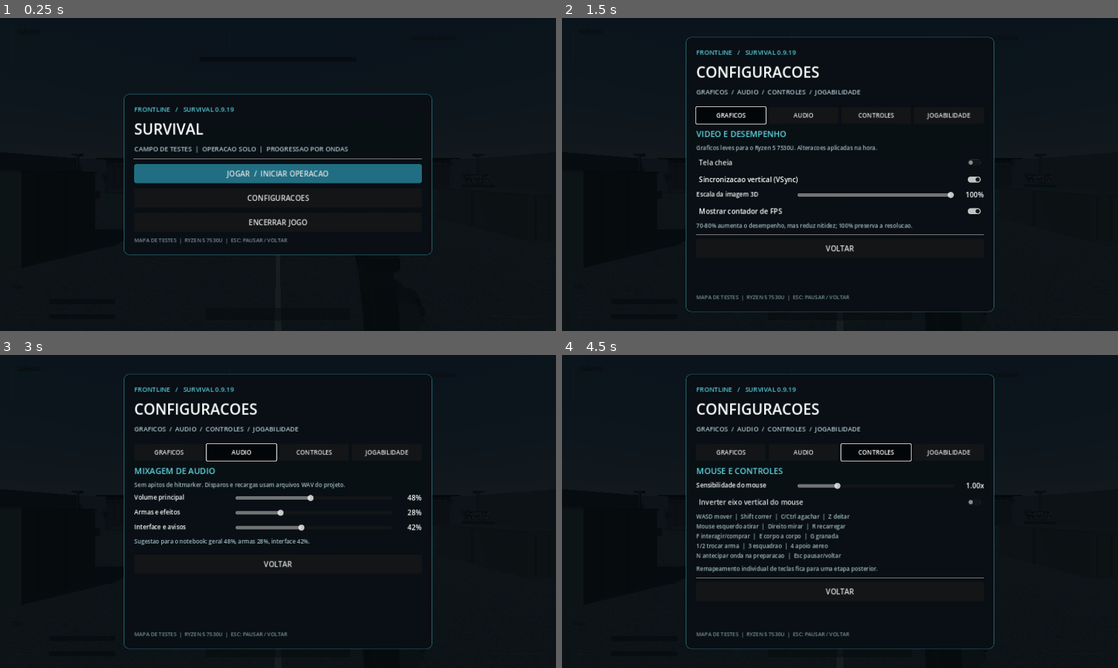
Above: before the commit, frames 1-4 (two rows, left to right).
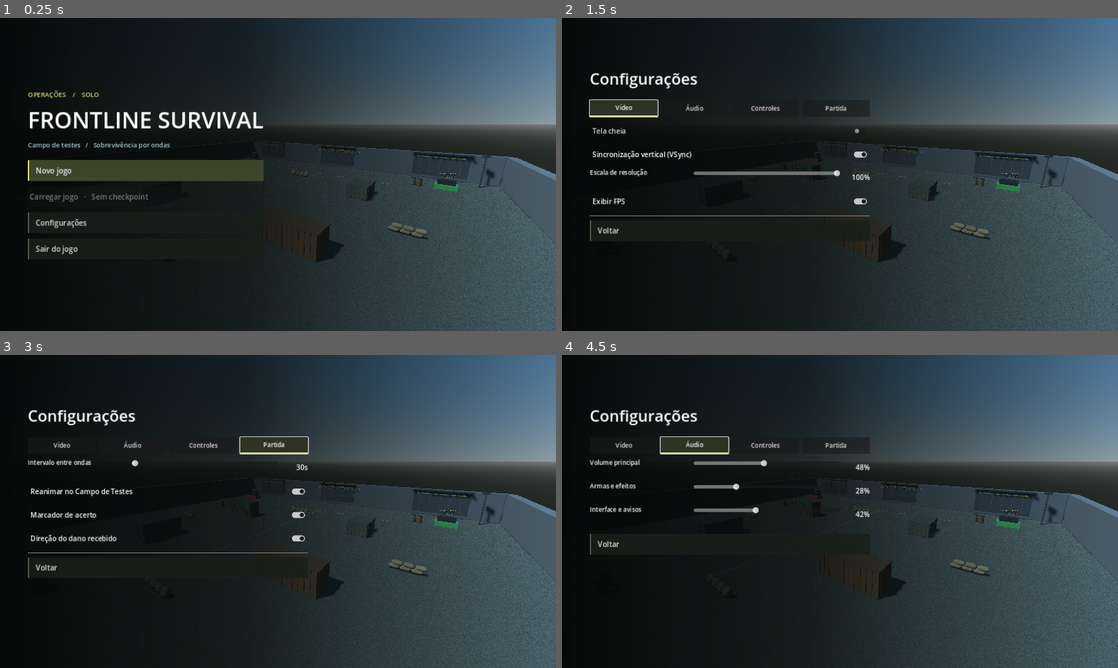
Above: after the commit, the same moments.

Repository: TPollTech/Frontline-Survival
Game: Godot game, scene res://scenes/main.tscn
Two runs of this game, one before a commit and one after it. Both use one fixed random seed, a clock stepped at 60 frames per second and the inputs below.
Inputs (mouse positions are in pixels of both pictures, inside the frame that each line leads up to):
- Up to frame 1 (0.25 s): no input
- Up to frame 2 (1.5 s): click "CONFIGURACOES" (after the commit: "Configurações") at 0.5 s; click (728, 115) at 1.25 s, where only the run before the commit has a clickable "GRAFICOS"
- Up to frame 3 (3 s): click (61, 445) at 2 s, where only the run after the commit has a clickable "Vídeo"; click (239, 452) at 2.75 s, where only the run before the commit has a clickable "AUDIO"
- Up to frame 4 (4.5 s): click (695, 445) at 3.5 s, where only the run after the commit has a clickable "Áudio"; click (873, 452) at 4.25 s, where only the run before the commit has a clickable "CONTROLES"

The runs differ from the first frame. In frame 1, 51% of the frame differs, in the area x 5-100%, y 0-100%; in frame 2, 51%; in frame 3, 50%; in frame 4, 51%.

Commit message:
Integra menu inicial, pausa, configurações e checkpoints à versão com VLR-8

Diff:
--- a/scripts/game_menu.gd
+++ b/scripts/game_menu.gd
@@ -2,11 +2,19 @@
 class_name SurvivalGameMenu
 ## Tela inicial, pausa e menu de configuracoes. Funciona com a arvore pausada.
 
+signal load_requested
 signal start_requested
 signal pause_requested
 signal resume_requested
 signal restart_requested
 
+var checkpoint_wave := -1
+var current_wave := 0
+var balance := 0
+var pending_action := ""
+var kicker: Label
+var footer: Label
+var rail: MarginContainer
 var backdrop: ColorRect
 var container: PanelContainer
 var title: Label
@@ -33,7 +41,9 @@
     if event.keycode != KEY_ESCAPE:
         return
     if active:
-        if in_options:
+        if pending_action != "":
+            _cancel_action()
+        elif in_options:
             in_options = false
             _render()
         elif mode == "pause":
@@ -49,26 +59,32 @@
     backdrop.color = Color(0.018, 0.035, 0.045, 0.91)
     backdrop.mouse_filter = Control.MOUSE_FILTER_STOP
     add_child(backdrop)
-    var centered := CenterContainer.new()
-    centered.set_anchors_and_offsets_preset(Control.PRESET_FULL_RECT)
-    backdrop.add_child(centered)
+    var shade := TextureRect.new()
+    var ramp := Gradient.new()
+    ramp.colors = PackedColorArray([Color(0.025,0.035,0.032,0.99), Color(0.04,0.05,0.04,0.82), Color(0.07,0.08,0.05,0.1)])
+    ramp.offsets = PackedFloat32Array([0.0, 0.44, 1.0])
+    var texture := GradientTexture2D.new()
+    texture.gradient = ramp
+    texture.fill_to = Vector2.RIGHT
+    shade.texture = texture
+    shade.set_anchors_and_offsets_preset(Control.PRESET_FULL_RECT)
+    shade.mouse_filter = Control.MOUSE_FILTER_IGNORE
+    backdrop.add_child(shade)
+    rail = MarginContainer.new()
+    rail.set_anchors_and_offsets_preset(Control.PRESET_CENTER_LEFT)
+    rail.grow_vertical = Control.GROW_DIRECTION_BOTH
+    rail.offset_left = 64
+    backdrop.add_child(rail)
     container = PanelContainer.new()
-    container.custom_minimum_size = Vector2(710, 0)
-    var style := StyleBoxFlat.new()
-    style.bg_color = Color(0.035, 0.061, 0.079, 0.98)
-    style.border_color = Color(0.21, 0.64, 0.71, 0.62)
-    style.set_border_width_all(1)
-    style.set_corner_radius_all(12)
-    style.set_content_margin_all(24)
-    container.add_theme_stylebox_override("panel", style)
-    centered.add_child(container)
+    container.add_theme_stylebox_override("panel", StyleBoxEmpty.new())
+    rail.add_child(container)
     var column := VBoxContainer.new()
     column.add_theme_constant_override("separation", 10)
     container.add_child(column)
-    var kicker := Label.new()
+    kicker = Label.new()
     kicker.text = "FRONTLINE   /   SURVIVAL 0.9.19"
     kicker.add_theme_font_size_override("font_size", 15)
-    kicker.add_theme_color_override("font_color", Color(0.34, 0.79, 0.85))
+    kicker.add_theme_color_override("font_color", Color(0.84, 0.84, 0.48))
     column.add_child(kicker)
     title = Label.new()
     title.text = "FRONTLINE SURVIVAL"
@@ -89,13 +105,14 @@
     _build_settings_tabs()
     options_scroll = ScrollContainer.new()
     options_scroll.custom_minimum_size = Vector2(645, 370)
+    options_scroll.follow_focus = true
     options_scroll.horizontal_scroll_mode = ScrollContainer.SCROLL_MODE_DISABLED
     column.add_child(options_scroll)
     options = VBoxContainer.new()
     options.size_flags_horizontal = Control.SIZE_EXPAND_FILL
     options.add_theme_constant_override("separation", 8)
     options_scroll.add_child(options)
-    var footer := Label.new()
+    footer = Label.new()
     footer.text = "MAPA DE TESTES  |  RYZEN 5 7530U  |  ESC: PAUSAR / VOLTAR"
     footer.add_theme_font_size_override("font_size", 12)
     footer.add_theme_color_override("font_color", Color(0.46, 0.56, 0.61))
@@ -104,27 +121,37 @@
 func _button(parent: Control, caption: String, callback: Callable, main_action: bool = false) -> void:
     var button := Button.new()
     button.text = caption
-    button.custom_minimum_size = Vector2(605, 44)
+    button.custom_minimum_size = Vector2(340, 48)
     button.add_theme_font_size_override("font_size", 17)
-    if main_action:
+    button.alignment = HORIZONTAL_ALIGNMENT_LEFT
+    for state in ["normal","hover","pressed","focus"]:
         var style := StyleBoxFlat.new()
-        style.bg_color = Color(0.13, 0.43, 0.51)
-        style.set_corner_radius_all(5)
-        button.add_theme_stylebox_override("normal", style)
+        style.bg_color = Color(0.24,0.27,0.17,0.95) if main_action or state != "normal" else Color(0.1,0.12,0.1,0.84)
+        style.border_width_left = 3
+        style.border_color = Color(0.84,0.85,0.48) if state != "normal" or main_action else Color(0.3,0.34,0.28)
+        style.content_margin_left = 18
+        style.set_corner_radius_all(1)
+        button.add_theme_stylebox_override(state, style)
     button.pressed.connect(callback)
     parent.add_child(button)
 
 func _build_settings_tabs() -> void:
     var categories := [
-        ["graphics", "GRAFICOS"],
-        ["audio", "AUDIO"],
-        ["controls", "CONTROLES"],
-        ["gameplay", "JOGABILIDADE"]
+        ["graphics", "Vídeo"],
+        ["audio", "Áudio"],
+        ["controls", "Controles"],
+        ["gameplay", "Partida"]
     ]
     for entry in categories:
         var button := Button.new()
         button.text = entry[1]
         button.toggle_mode = true
+        var selected := StyleBoxFlat.new()
+        selected.bg_color = Color(0.18, 0.20, 0.15)
+        selected.border_width_bottom = 3
+        selected.border_color = Color(0.84, 0.85, 0.48)
+        button.add_theme_stylebox_override("pressed", selected)
+        button.add_theme_stylebox_override("hover_pressed", selected)
         button.custom_minimum_size = Vector2(145, 38)
         button.size_flags_horizontal = Control.SIZE_EXPAND_FILL
         button.add_theme_font_size_override("font_size", 14)
@@ -135,21 +162,35 @@
     settings_category = id
     _render()
 
-func _heading(caption: String) -> void:
-    var label := Label.new()
-    label.text = caption
-    label.add_theme_font_size_override("font_size", 19)
-    label.add_theme_color_override("font_color", Color(0.38, 0.84, 0.88))
-    options.add_child(label)
-
-func _note(caption: String) -> void:
-    var label := Label.new()
-    label.text = caption
-    label.custom_minimum_size = Vector2(540, 0)
-    label.autowrap_mode = TextServer.AUTOWRAP_WORD_SMART
-    label.add_theme_font_size_override("font_size", 13)
-    label.add_theme_color_override("font_color", Color(0.64, 0.74, 0.77))
-    options.add_child(label)
+func _bindings() -> void:
+    var reveal := Button.new()
+    reveal.text = "Ver comandos"
+    reveal.toggle_mode = true
+    options.add_child(reveal)
+    var grid := GridContainer.new()
+    grid.columns = 4
+    grid.add_theme_constant_override("h_separation", 20)
+    grid.add_theme_constant_override("v_separation", 7)
+    options.add_child(grid)
+    for pair in [
+        ["Mover", "WASD"], ["Correr", "Shift"], ["Agachar", "C / Ctrl"], ["Deitar", "Z"],
+        ["Pular", "Espaço"], ["Interagir", "F"], ["Atirar", "Mouse 1"], ["Mirar", "Mouse 2"],
+        ["Recarregar", "R"], ["Corpo a corpo", "E"], ["Trocar arma", "1 / 2"], ["Granada", "G"],
+        ["Esquadrão", "3"], ["Apoio aéreo", "4"], ["Antecipar onda", "N"], ["Pausar", "Esc"]
+    ]:
+        var action := Label.new()
+        action.text = pair[0]
+        action.size_flags_horizontal = Control.SIZE_EXPAND_FILL
+        grid.add_child(action)
+        var key := Label.new()
+        key.text = pair[1]
+        key.add_theme_color_override("font_color", Color(0.86, 0.87, 0.62))
+        grid.add_child(key)
+    grid.hide()
+    reveal.toggled.connect(func(expanded: bool):
+        grid.visible = expanded
+        reveal.text = "Ocultar comandos" if expanded else "Ver comandos"
+    )
 
 func _build_options() -> void:
     for child in options.get_children():
@@ -158,36 +199,26 @@
     options_scroll.scroll_vertical = 0
     match settings_category:
         "graphics":
-            _heading("VIDEO E DESEMPENHO")
-            _note("Graficos leves para o Ryzen 5 7530U. Alteracoes aplicadas na hora.")
             _toggle("Tela cheia", "fullscreen", GameSettings.fullscreen)
-            _toggle("Sincronizacao vertical (VSync)", "vsync", GameSettings.vsync)
-            _slider("Escala da imagem 3D", "render_scale", GameSettings.render_scale, 0.7, 1.0, 0.05)
-            _toggle("Mostrar contador de FPS", "fps", GameSettings.show_fps)
-            _note("70-80% aumenta o desempenho, mas reduz nitidez; 100% preserva a resolucao.")
+            _toggle("Sincronização vertical (VSync)", "vsync", GameSettings.vsync)
+            _slider("Escala de resolução", "render_scale", GameSettings.render_scale, 0.7, 1.0, 0.05)
+            _toggle("Exibir FPS", "fps", GameSettings.show_fps)
         "audio":
-            _heading("MIXAGEM DE AUDIO")
-            _note("Sem apitos de hitmarker. Disparos e recargas usam arquivos WAV do projeto.")
             _slider("Volume principal", "master", GameSettings.master_volume, 0, 100, 1)
             _slider("Armas e efeitos", "sfx", GameSettings.sfx_volume, 0, 100, 1)
             _slider("Interface e avisos", "ui", GameSettings.ui_volume, 0, 100, 1)
-            _note("Sugestao para o notebook: geral 48%, armas 28%, interface 42%.")
         "controls":
-            _heading("MOUSE E CONTROLES")
             _slider("Sensibilidade do mouse", "sensitivity", GameSettings.mouse_sensitivity, 0.35, 3.0, 0.05)
-            _toggle("Inverter eixo vertical do mouse", "invert_y", GameSettings.invert_mouse_y)
-            _note("WASD mover  |  Shift correr  |  C/Ctrl agachar  |  Z deitar\nMouse esquerdo atirar  |  Direito mirar  |  R recarregar\nF interagir/comprar  |  E corpo a corpo  |  G granada\n1/2 trocar arma  |  3 esquadrao  |  4 apoio aereo\nN antecipar onda na preparacao  |  Esc pausar/voltar")
-            _note("Remapeamento individual de teclas fica para uma etapa posterior.")
+            _toggle("Inverter eixo vertical", "invert_y", GameSettings.invert_mouse_y)
+            _bindings()
         "gameplay":
-            _heading("PARTIDA E INTERFACE")
-            _slider("Tempo de preparacao", "intermission", float(GameSettings.intermission_seconds), 30, 120, 15)
+            _slider("Intervalo entre ondas", "intermission", float(GameSettings.intermission_seconds), 30, 120, 15)
             _toggle("Reanimar no Campo de Testes", "training_respawns", GameSettings.training_respawns)
-            _toggle("Hitmarker discreto ao acertar", "hitmarker", GameSettings.hitmarker_enabled)
-            _toggle("Indicadores vermelhos de dano", "damage_direction", GameSettings.damage_direction_enabled)
-            _note("Onda continua automaticamente. No modo classico, a morte encerra a partida.\nPerks, attachments e ultima chance continuam funcionando.")
+            _toggle("Marcador de acerto", "hitmarker", GameSettings.hitmarker_enabled)
+            _toggle("Direção do dano recebido", "damage_direction", GameSettings.damage_direction_enabled)
     var line := HSeparator.new()
     options.add_child(line)
-    _button(options, "VOLTAR", _back_options)
+    _button(options, "Voltar", _back_options)
 
 func _slider(caption: String, key: String, current: float, minimum: float, maximum: float, step: float) -> void:
     var line := HBoxContainer.new()
@@ -195,7 +226,7 @@
     options.add_child(line)
     var label := Label.new()
     label.text = caption
-    label.custom_minimum_size = Vector2(220, 26)
+    label.custom_minimum_size = Vector2(226, 46)
     label.add_theme_font_size_override("font_size", 14)
     line.add_child(label)
     var control := HSlider.new()
@@ -230,6 +261,7 @@
 
 func _toggle(caption: String, key: String, current: bool) -> void:
     var toggle := CheckButton.new()
+    toggle.custom_minimum_size.y = 46
     toggle.text = caption
     toggle.button_pressed = current
     toggle.toggled.connect(_on_toggle.bind(key))
@@ -258,23 +290,66 @@
         (settings_tabs.get_child(index) as Button).button_pressed = (
             index == ["graphics", "audio", "controls", "gameplay"].find(settings_category)
         )
+    backdrop.color = Color(0.02,0.03,0.025,0.19 if mode == "main" else 0.56)
+    kicker.text = "FRONTLINE    /    SURVIVAL" if mode == "pause" else "OPERAÇÕES    /    SOLO"
+    footer.text = "ESC   VOLTAR" if in_options or pending_action != "" else ""
+    kicker.visible = not in_options
+    subtitle.visible = not in_options
+    footer.visible = not in_options and footer.text != ""
     if in_options:
-        title.text = "CONFIGURACOES"
-        subtitle.text = "GRAFICOS  /  AUDIO  /  CONTROLES  /  JOGABILIDADE"
+        title.add_theme_font_size_override("font_size", 36)
+        title.text = "Configurações"
+        subtitle.text = ""
         _build_options()
+        for tab in settings_tabs.get_children():
+            if tab.button_pressed:
+                tab.grab_focus()
+        return
+    if pending_action != "":
+        title.text = "Confirmar"
+        subtitle.text = "Substituir o checkpoint e começar de novo?" if pending_action == "new" else "O progresso após o último checkpoint será perdido."
+        _button(navigation, "Voltar", _cancel_action, true)
+        _button(navigation, "Confirmar", _confirm_action)
     elif mode == "main":
-        title.text = "SURVIVAL"
-        subtitle.text = "CAMPO DE TESTES  |  OPERACAO SOLO  |  PROGRESSAO POR ONDAS"
-        _button(navigation, "JOGAR  /  INICIAR OPERACAO", _start, true)
-        _button(navigation, "CONFIGURACOES", _show_options)
-        _button(navigation, "ENCERRAR JOGO", _quit)
+        title.text = "FRONTLINE SURVIVAL"
+        title.add_theme_font_size_override("font_size", 52)
+        subtitle.text = "Campo de testes   /   Sobrevivência por ondas"
+        _button(navigation, "Novo jogo", _request.bind("new"), true)
+        var label := "Carregar jogo   ·   Onda %02d" % (checkpoint_wave + 1) if checkpoint_wave >= 0 else "Carregar jogo   ·   Sem checkpoint"
+        _button(navigation, label, load_requested.emit)
+        (navigation.get_child(1) as Button).disabled = checkpoint_wave < 0
+        _button(navigation, "Configurações", _show_options)
+        _button(navigation, "Sair do jogo", _quit)
     else:
-        title.text = "OPERACAO PAUSADA"
-        subtitle.text = "A partida esta pausada. Ajustes salvos automaticamente."
-        _button(navigation, "CONTINUAR", resume, true)
-        _button(navigation, "CONFIGURACOES", _show_options)
-        _button(navigation, "REINICIAR PARTIDA", _restart)
-        _button(navigation, "SAIR DO JOGO", _quit)
+        title.text = "Partida pausada"
+        title.add_theme_font_size_override("font_size", 36)
+        subtitle.text = "Onda %02d    /    $%d" % [current_wave, balance]
+        _button(navigation, "Retomar partida", resume, true)
+        _button(navigation, "Configurações", _show_options)
+        _button(navigation, "Voltar ao menu inicial", _request.bind("main"))
+        _button(navigation, "Sair do jogo", _request.bind("quit"))
+        footer.text = "Checkpoint automático ao concluir cada onda."
+    footer.visible = footer.text != ""
+    navigation.get_child(0).grab_focus()
+
+func _request(action: String) -> void:
+    if action == "new" and checkpoint_wave < 0:
+        _start()
+        return
+    pending_action = action
+    _render()
+
+func _cancel_action() -> void:
+    pending_action = ""
+    _render()
+
+func _confirm_action() -> void:
+    var action := pending_action
+    pending_action = ""
+    match action:
+        "new": _start()
+        "main": _restart()
+        "quit": _quit()
 
 func open_main() -> void:
     mode = "main"
--- a/scripts/main.gd
+++ b/scripts/main.gd
@@ -129,6 +129,94 @@
 var death_hud: Label
 const RECORD_PATH := "user://frontline_best_wave.txt"
 
+var checkpoint_path := "user://operation-v1.save"
+const MATCH_FIELDS := ["wave", "wallet", "kills", "grenades", "ally_tokens", "airstrike_tokens"]
+const PLAYER_FIELDS := ["health", "armor", "magazines", "reserves", "owned_weapons", "weapon_upgrades", "weapon_attachments", "active_perk", "self_revive_kits", "last_primary"]
+
+var briefing_camera: Camera3D
+
+func _write_checkpoint() -> void:
+    if "--qa-15-waves" in OS.get_cmdline_user_args() or ("--script" in OS.get_cmdline_args() and checkpoint_path.begins_with("user://")):
+        return
+    var data := {"version": 1, "weapon": player.weapon_id, "units": []}
+    for key in MATCH_FIELDS:
+        data[key] = get(key)
+    for key in PLAYER_FIELDS:
+        data[key] = player.get(key)
+    for group in ["turrets", "allies"]:
+        for unit in get_tree().get_nodes_in_group(group):
+            if unit.get_parent() == self and not unit.is_queued_for_deletion():
+                data.units.append([group, unit.position, unit.time_left if group == "turrets" else unit.health, unit.lifetime if group == "allies" else 0.0])
+    var file := FileAccess.open(checkpoint_path + ".tmp", FileAccess.WRITE)
+    if file != null:
+        file.store_var(data)
+        file.flush()
+        var ok := file.get_error() == OK
+        file.close()
+        if ok and DirAccess.rename_absolute(checkpoint_path + ".tmp", checkpoint_path) == OK:
+            game_menu.checkpoint_wave = wave
+            return
+    _notify("Não foi possível salvar o checkpoint.", 4.0)
+
+func _read_checkpoint() -> Dictionary:
+    if not FileAccess.file_exists(checkpoint_path):
+        return {}
+    var file := FileAccess.open(checkpoint_path, FileAccess.READ)
+    if file == null or file.get_length() > 524288:
+        return {}
+    var data: Variant = file.get_var(false)
+    if not data is Dictionary or data.get("version") != 1 or not SurvivalPlayer.WEAPONS.has(data.get("weapon")):
+        return {}
+    for key in MATCH_FIELDS:
+        if not data.get(key) is int or data[key] < 0:
+            return {}
+    for key in PLAYER_FIELDS:
+        if typeof(data.get(key)) != typeof(player.get(key)):
+            return {}
+    for id in SurvivalPlayer.WEAPONS:
+        if not data.magazines.get(id) is int or not data.reserves.get(id) is int:
+            return {}
+    if not data.weapon in data.owned_weapons or not "pistol" in data.owned_weapons or not data.get("units") is Array:
+        return {}
+    for unit in data.units:
+        if not unit is Array or unit.size() != 4 or not unit[0] in ["turrets","allies"] or not unit[1] is Vector3 or not unit[2] is float or not unit[3] is float:
+            return {}
+    return data
+
+func _load_checkpoint() -> void:
+    var data := _read_checkpoint()
+    if data.is_empty():
+        game_menu.checkpoint_wave = -1
+        game_menu.open_main()
+        return
+    for key in MATCH_FIELDS:
+        set(key, data[key])
+    for key in PLAYER_FIELDS:
+        player.set(key, data[key])
+    player.upgrades = int(player.weapon_upgrades.get(player.weapon_id, 0))
+    player.equip(data.weapon)
+    player._update_gun_mesh()
+    for entry in data.units:
+        if entry[0] == "turrets":
+            var turret := SurvivalTurret.new()
+            turret.position = entry[1]
+            turret.time_left = entry[2]
+            add_child(turret)
+            turret.add_to_group("turrets")
+        else:
+            var ally := SurvivalAlly.new()
+            ally.configure(player)
+            ally.position = entry[1]
+            ally.health = entry[2]
+            ally.lifetime = entry[3]
+            add_child(ally)
+    break_duration = float(GameSettings.intermission_seconds) if wave > 0 else INITIAL_PREPARATION_SECONDS
+    break_remaining = break_duration
+    player.camera.make_current()
+    combat_hud_root.show()
+    game_menu.resume()
+    _show_banner("CHECKPOINT CARREGADO", "Preparação para a onda %02d" % (wave + 1), 3.0)
+
 func _ready() -> void:
     randomize()
     _load_record()
@@ -152,10 +240,21 @@
     game_menu.start_requested.connect(_on_game_start)
     game_menu.resume_requested.connect(_on_resume)
     game_menu.restart_requested.connect(_restart_game)
+    game_menu.load_requested.connect(_load_checkpoint)
+    game_menu.checkpoint_wave = _read_checkpoint().get("wave", -1)
+    briefing_camera = Camera3D.new()
+    add_child(briefing_camera)
+    briefing_camera.position = Vector3(17, 9, 18)
+    briefing_camera.look_at(Vector3(-3, 1, -8))
+    briefing_camera.make_current()
+    combat_hud_root.hide()
     game_menu.open_main()
     _notify("CAMPO DE TESTES  |  ONDAS CONTINUAS", 3.0)
 
 func _on_game_start() -> void:
+    player.camera.make_current()
+    combat_hud_root.show()
+    _write_checkpoint()
     # Starting via a menu click must not turn a held trigger into automatic fire.
     player.suppress_fire_until_release = Input.is_mouse_button_pressed(MOUSE_BUTTON_LEFT)
     _show_banner("CAMPO DE TESTES", "25 segundos para comprar equipamentos antes da primeira onda.", 4.0)
@@ -166,6 +265,8 @@
     player.suppress_fire_until_release = Input.is_mouse_button_pressed(MOUSE_BUTTON_LEFT)
 
 func _prepare_pause() -> void:
+    game_menu.current_wave = wave
+    game_menu.balance = wallet
     if shop_open:
         _close_shop()
 
@@ -634,6 +735,7 @@
     report_remaining = 4.0
     banner_timer = 0.0
     status_timer = 0.0
+    _write_checkpoint()
 
 func _clock(seconds: float) -> String:
     var remaining: int = maxi(0, ceili(seconds))
--- /dev/null
+++ b/tests/checkpoint_menu_qa.gd
@@ -0,0 +1,40 @@
+extends SceneTree
+
+func _initialize() -> void:
+    call_deferred("run")
+
+func run() -> void:
+    var scene: PackedScene = load("res://scenes/main.tscn")
+    var path := OS.get_temp_dir().path_join("frontline-qa-%s.save" % OS.get_process_id())
+    var game: Variant = scene.instantiate()
+    game.checkpoint_path = path
+    root.add_child(game)
+    var ok: bool = paused and game.game_menu.navigation.get_child(1).disabled
+    game.game_menu._start()
+    game.wallet = 1377
+    game.player.equip("rifle")
+    game.player.magazines["rifle"] = 7
+    game.wave = 3
+    game.phase = "wave"
+    game._end_wave()
+    var credits: int = game.wallet
+    game.free()
+    game = scene.instantiate()
+    game.checkpoint_path = path
+    root.add_child(game)
+    ok = ok and paused and not game.game_menu.navigation.get_child(1).disabled
+    game.game_menu._request("new")
+    game.game_menu._cancel_action()
+    game.game_menu.navigation.get_child(1).pressed.emit()
+    ok = ok and not paused and game.wave == 3 and game.wallet == credits and game.player.weapon_id == "rifle" and game.player.magazines["rifle"] == 7
+    game._prepare_pause()
+    game.game_menu.open_pause()
+    game.game_menu._show_options()
+    game.game_menu._back_options()
+    ok = ok and paused and game.game_menu.mode == "pause"
+    game.game_menu.resume()
+    ok = ok and not paused and game.player.camera.current
+    game.free()
+    DirAccess.remove_absolute(path)
+    print("CHECKPOINT_MENU_PASS" if ok else "CHECKPOINT_MENU_FAIL")
+    quit(0 if ok else 1)
